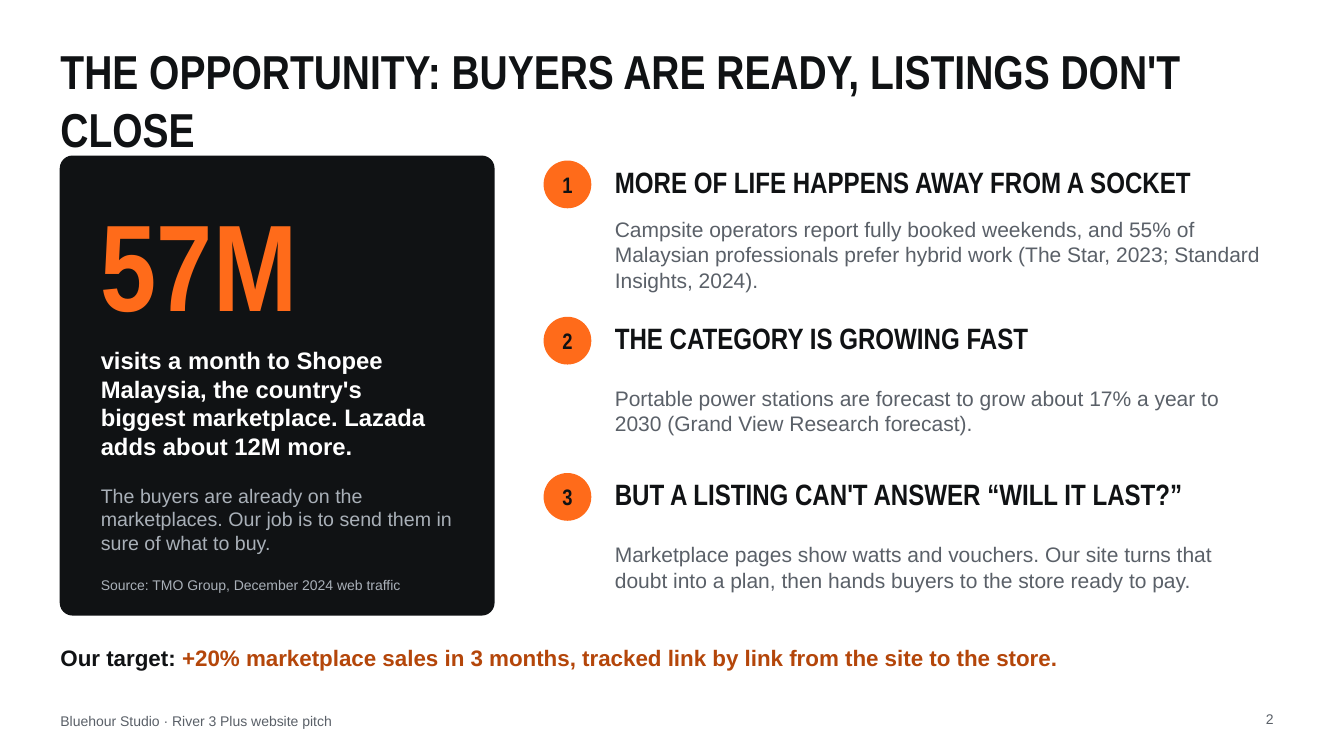
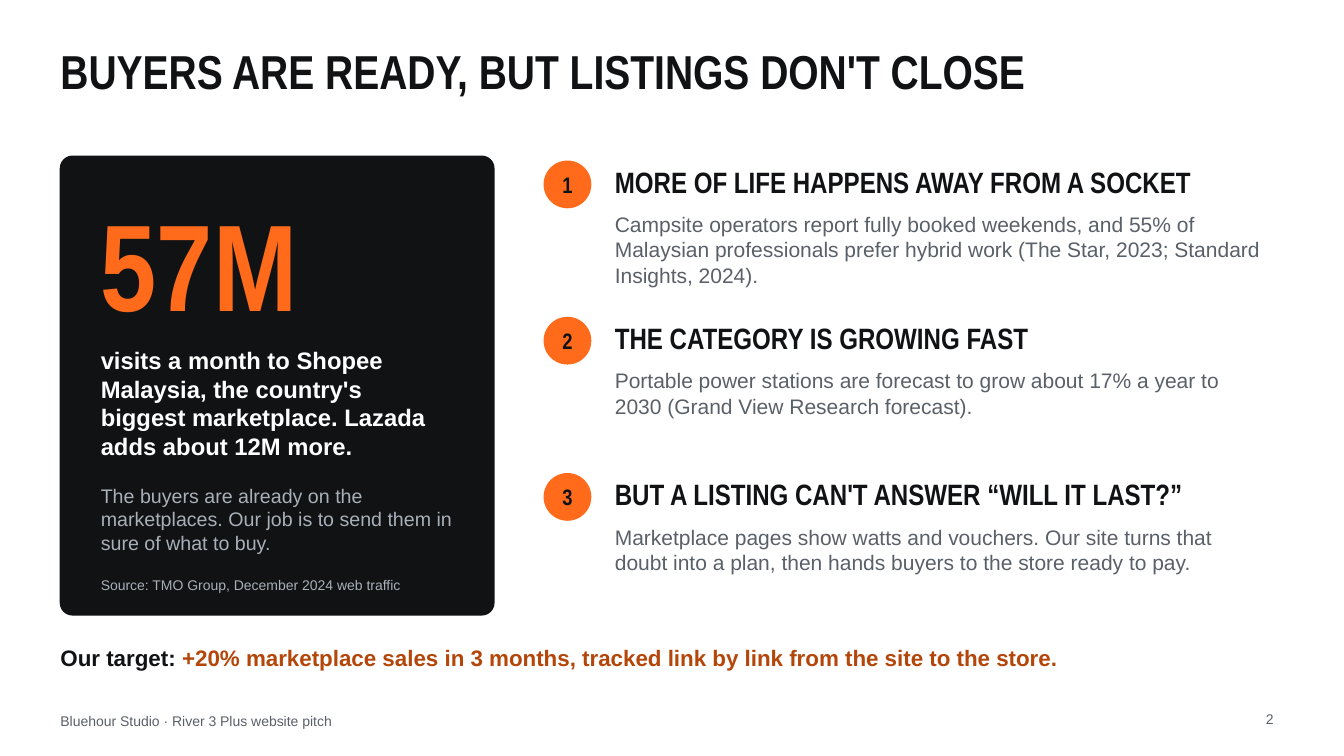
Before and after one commit to thecpinsiders/CS2024-Project-Website, a slide deck: slide 2 of Bluehour-Pitch-Deck.pptx. Drawn at 1344x756 pixels with LibreOffice and Linux fonts; fonts in the diff are those of the drawing. Boxes give left, top, right and bottom in pixels: in the first picture for what was removed or moved away, otherwise in the second. Text is boxed around its words. In the diff, an @@ line names an element or a change of style, - is before the commit and + after.

Commit message:
fix

```diff
--- a/Bluehour-Pitch-Deck.pptx
+++ b/Bluehour-Pitch-Deck.pptx
@@ title at box(60, 55, 1025, 97): text changed @@
-THE OPPORTUNITY: BUYERS ARE READY, LISTINGS DON'T CLOSE
+BUYERS ARE READY, BUT LISTINGS DON'T CLOSE
@@ vertical alignment middle to top in 3 elements at box(615, 217, 1259, 287), box(615, 373, 1218, 418), box(615, 530, 1212, 574) @@
```
Also in this commit, not shown: 1 other slide changed.
